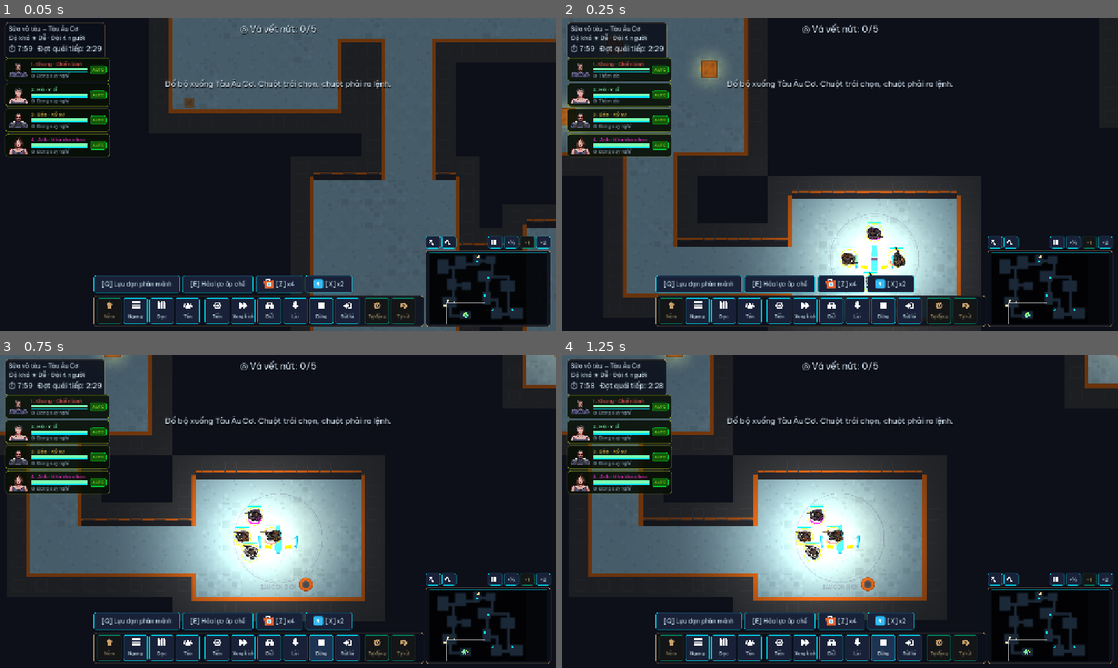
Above: before the commit, frames 1-4 (two rows, left to right).
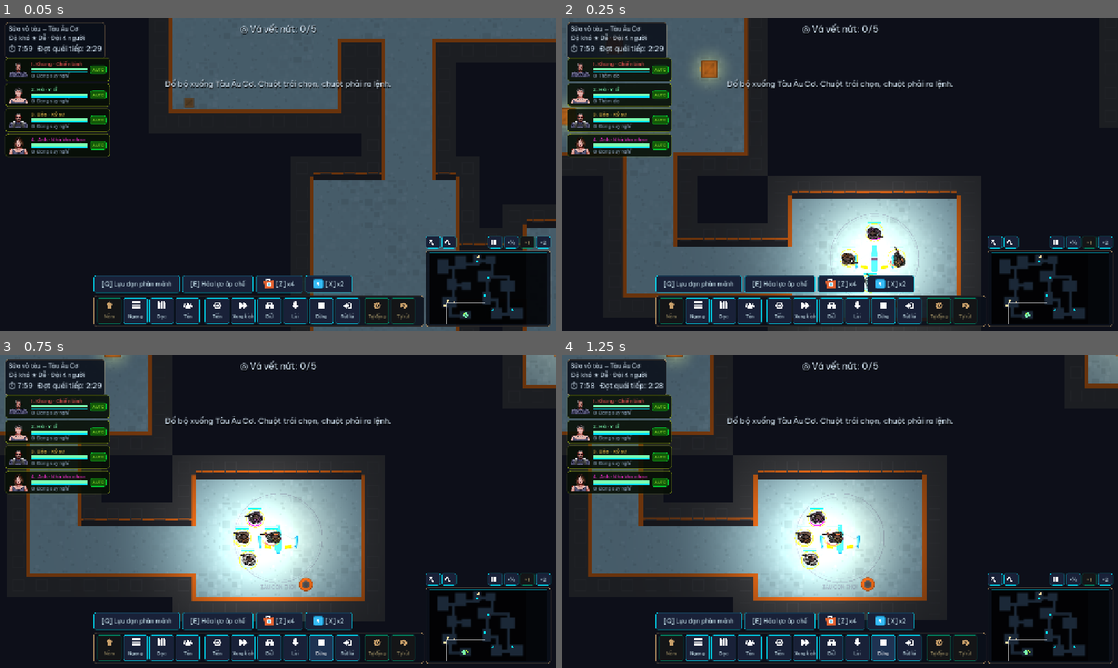
Above: after the commit, the same moments.

Repository: TranVanHien2003/alien-game
Game: Godot game, scene res://scenes/mission/mission_level.tscn
Same seed, same stepped clock (60 frames per second), same inputs: the game is played once before the commit and once after it. This scene is started directly instead of the project's main scene.
Inputs:
- Up to frame 1 (0.05 s): no input
- Up to frame 2 (0.25 s): no input
- Up to frame 3 (0.75 s): click "Dừng" at 0.5 s
- Up to frame 4 (1.25 s): no input

Frame 1 is identical in both runs. In frame 2, 0.1% of the frame differs, in the area x 54-62%, y 73-88%; in frame 3, 0.6%, in the area x 42-84%, y 47-96%; in frame 4, 0.6%.

Commit message:
Engine di chuyển A* + tự gỡ kẹt

Diff:
--- a/scenes/actors/enemy.tscn
+++ b/scenes/actors/enemy.tscn
@@ -15,7 +15,3 @@
 shape = SubResource("shape")
 
 [node name="Body" type="Sprite2D" parent="."]
-
-[node name="Agent" type="NavigationAgent2D" parent="."]
-path_desired_distance = 24.0
-target_desired_distance = 24.0
--- a/scenes/actors/unit.tscn
+++ b/scenes/actors/unit.tscn
@@ -32,8 +32,3 @@
 energy = 0.35
 texture = ExtResource("4")
 texture_scale = 3.0
-
-[node name="Agent" type="NavigationAgent2D" parent="."]
-path_desired_distance = 20.0
-target_desired_distance = 16.0
-radius = 16.0
--- a/scripts/actors/enemy.gd
+++ b/scripts/actors/enemy.gd
@@ -30,7 +30,8 @@
 var _base_tint := Color.WHITE
 
 @onready var body: Sprite2D = $Body
-@onready var agent: NavigationAgent2D = $Agent
+## Tìm đường A* (gán từ MissionLevel) + gỡ kẹt
+var mover := PathFollower.new()
 
 
 var _damage_mult := 1.0
@@ -56,7 +57,7 @@
 	$Body.scale = Vector2.ONE * float(data.get("sprite_scale", 1.0))
 	_base_tint = Color(data.get("tint", "#FFFFFF"))
 	$Body.modulate = _base_tint
-	$Agent.radius = _radius
+
 	_attack_timer = randf() * float(data.get("fire_interval", 1.0))
 
 
@@ -97,13 +98,9 @@
 func _chase_direction(delta: float, to_target: Vector2, sees: bool) -> Vector2:
 	if sees:
 		return to_target.normalized()
-	_repath -= delta
-	if _repath <= 0.0:
-		_repath = 0.4
-		agent.target_position = target.global_position
-	if agent.is_navigation_finished():
-		return Vector2.ZERO
-	return (agent.get_next_path_position() - global_position).normalized()
+	mover.arrive_radius = _radius + 16.0
+	mover.set_goal(global_position, target.global_position)
+	return mover.next_direction(global_position, delta)
 
 
 func _face(dir: Vector2) -> void:
--- a/scripts/actors/unit.gd
+++ b/scripts/actors/unit.gd
@@ -53,7 +53,8 @@
 @onready var feet: AnimatedSprite2D = $Feet
 @onready var muzzle: Sprite2D = $Body/Muzzle
 @onready var sight_light: PointLight2D = $Sight
-@onready var agent: NavigationAgent2D = $Agent
+## Tìm đường A* + gỡ kẹt (PathGrid của màn)
+var mover := PathFollower.new()
 
 
 func setup(id: String, lvl: Node, hazards_protected: Array) -> void:
@@ -79,6 +80,7 @@
 	feet.play("idle")
 	sight_light.texture_scale = float(stats.sight_radius) / 128.0
 	_think = randf() * 0.3
+	mover.grid = lvl.pathgrid if lvl and lvl.get("pathgrid") else null
 
 
 ## Tính lại chỉ số (sau kỳ ngộ / tài năng mới), giữ tỉ lệ máu.
@@ -121,16 +123,16 @@
 	_enemy = null
 	match order.type:
 		"move", "evac", "advance":
-			agent.target_position = order.pos
+			mover.set_goal(global_position, order.pos, true)
 		_:
 			if is_instance_valid(order.get("target")):
-				agent.target_position = order.target.global_position
+				mover.set_goal(global_position, order.target.global_position, true)
 
 
 ## Dừng theo lệnh chỉ huy: đứng yên 8 giây (lệnh thủ công) rồi mới quay lại tự động.
 func stop() -> void:
 	order = {"type": "idle", "manual": true, "until": Time.get_ticks_msec() + 8000}
-	agent.target_position = global_position
+	mover.clear()
 
 
 # --- Vòng lặp ------------------------------------------------------------------------
@@ -160,19 +162,16 @@
 	var work_done := false
 	match order.type:
 		"move", "evac":
-			if agent.is_navigation_finished():
-				if order.type == "move":
-					order = {"type": "idle"}
-			else:
-				move_to = agent.get_next_path_position()
+			move_to = _follow(order.pos, delta)
+			if move_to == Vector2.INF and order.type == "move":
+				order = {"type": "idle"}
 		"advance":
 			# Tiến công: đi tới điểm, gặp quái trong tầm bắn thì dừng lại giao chiến
 			var engaged := is_instance_valid(_enemy) and global_position.distance_to(_enemy.global_position) <= weapon_range() * 0.9
 			if not engaged:
-				if agent.is_navigation_finished():
+				move_to = _follow(order.pos, delta)
+				if move_to == Vector2.INF:
 					order = {"type": "idle"}
-				else:
-					move_to = agent.get_next_path_position()
 		"attack":
 			if not is_instance_valid(order.target) or order.target.hp <= 0.0:
 				order = {"type": "idle"}
@@ -201,6 +200,7 @@
 		velocity = (move_to - global_position).normalized() * float(stats.move_speed)
 	else:
 		velocity = velocity.move_toward(Vector2.ZERO, 1200.0 * delta)
+	velocity += _separation()
 	move_and_slide()
 	counters.distance += velocity.length() * delta
 
@@ -243,10 +243,29 @@
 	body.modulate = tint
 
 
+## Điểm cần hướng tới để đi về goal theo đường A*; Vector2.INF nếu đã tới.
+func _follow(goal: Vector2, delta: float) -> Vector2:
+	mover.set_goal(global_position, goal)
+	var dir := mover.next_direction(global_position, delta)
+	return Vector2.INF if dir == Vector2.ZERO else global_position + dir * 64.0
+
+
 func _path_to(pos: Vector2) -> Vector2:
-	if agent.target_position.distance_squared_to(pos) > 900.0:
-		agent.target_position = pos
-	return agent.get_next_path_position() if not agent.is_navigation_finished() else pos
+	var p := _follow(pos, get_physics_process_delta_time())
+	return p if p != Vector2.INF else pos
+
+
+## Đẩy nhẹ các thành viên tách nhau ra để không đứng chồng / chặn nhau ở hành lang.
+func _separation() -> Vector2:
+	var push := Vector2.ZERO
+	for other in get_tree().get_nodes_in_group("squad_active"):
+		if other == self:
+			continue
+		var d: Vector2 = global_position - other.global_position
+		var dist := d.length()
+		if dist < 34.0 and dist > 0.01:
+			push += d / dist * (34.0 - dist) * 5.0
+	return push
 
 
 func _face(dir: Vector2) -> void:
--- a/scripts/mission/mission_level.gd
+++ b/scripts/mission/mission_level.gd
@@ -30,6 +30,7 @@
 var map: LevelMap
 var camera: Camera2D
 var controller: SquadController
+var pathgrid: PathGrid
 var autopilot: AutoPilot
 var exit_zone: ExitZone
 var units: Array = []
@@ -76,6 +77,8 @@
 	add_child(map)
 	move_child(map, 0)
 	map.build(gen, params, rng, world)
+	pathgrid = PathGrid.new()
+	pathgrid.setup(gen, map.cell_size)
 
 	camera = Camera2D.new()
 	camera.position_smoothing_enabled = true
@@ -231,6 +234,7 @@
 			node.setup(node_id)
 			node.depleted.connect(_on_node_depleted)
 			world.add_child(node)
+			pathgrid.set_obstacle(node.position, true)
 
 
 ## Quái đứng theo bầy (levels[].pack_size) tại các điểm khám phá, tránh xa bãi đáp.
@@ -252,6 +256,7 @@
 	enemy.position = pos
 	world.add_child(enemy)
 	enemy.setup(enemy_id, difficulty)
+	enemy.mover.grid = pathgrid
 	enemy.died.connect(_on_enemy_died)
 	enemy.summon_requested.connect(func(id, p): spawn_enemy(id, p))
 	return enemy
@@ -371,6 +376,7 @@
 
 
 func _on_node_depleted(node: ResourceNode, by: Node) -> void:
+	pathgrid.set_obstacle(node.global_position, false)
 	_drop_loot(Loot.roll_drops(rng, node.data.get("drops", {})), node.global_position)
 	if node.data.has("loot"):
 		_drop_loot(Loot.roll(rng, node.data.loot), node.global_position)
--- /dev/null
+++ b/scripts/mission/path_follower.gd
@@ -0,0 +1,85 @@
+class_name PathFollower
+extends RefCounted
+## Đi theo đường A* (PathGrid) + tự gỡ kẹt.
+##   - Tự tìm lại đường khi đích dịch chuyển xa hoặc định kỳ.
+##   - Phát hiện kẹt: mỗi STUCK_CHECK giây mà gần như không nhích được -> tìm lại đường + né sang ngang;
+##     kẹt liên tục thì bỏ qua điểm mốc hiện tại.
+
+const STUCK_CHECK := 0.4
+const STUCK_DISTANCE := 6.0
+const WAYPOINT_RADIUS := 22.0
+const REPATH_INTERVAL := 2.5
+
+var grid: PathGrid
+var arrive_radius := 20.0
+var path := PackedVector2Array()
+var index := 0
+var goal := Vector2.INF
+var stuck_events := 0
+
+var _repath := 0.0
+var _check := 0.0
+var _last_pos := Vector2.INF
+var _sidestep := Vector2.ZERO
+var _sidestep_left := 0.0
+var _stuck_streak := 0
+
+
+func clear() -> void:
+	goal = Vector2.INF
+	path = PackedVector2Array()
+	index = 0
+
+
+func set_goal(from: Vector2, to: Vector2, force: bool = false) -> void:
+	if not force and goal != Vector2.INF and goal.distance_to(to) < 48.0 and not path.is_empty():
+		return
+	goal = to
+	_recompute(from)
+
+
+func _recompute(from: Vector2) -> void:
+	path = grid.find_path(from, goal) if grid else PackedVector2Array([goal])
+	index = 0
+	_repath = REPATH_INTERVAL
+
+
+func arrived(pos: Vector2) -> bool:
+	return goal == Vector2.INF or pos.distance_to(goal) <= arrive_radius
+
+
+## Hướng đi (đã chuẩn hóa) cho khung này; Vector2.ZERO nếu đã tới.
+func next_direction(pos: Vector2, delta: float) -> Vector2:
+	if arrived(pos):
+		return Vector2.ZERO
+	_repath -= delta
+	if _repath <= 0.0:
+		_recompute(pos)
+	while index < path.size() - 1 and pos.distance_to(path[index]) < WAYPOINT_RADIUS:
+		index += 1
+	var target: Vector2 = path[index] if index < path.size() else goal
+	var dir := (target - pos).normalized()
+	_detect_stuck(pos, delta, dir)
+	if _sidestep_left > 0.0:
+		_sidestep_left -= delta
+		dir = (dir * 0.35 + _sidestep).normalized()
+	return dir
+
+
+func _detect_stuck(pos: Vector2, delta: float, dir: Vector2) -> void:
+	_check -= delta
+	if _check > 0.0:
+		return
+	_check = STUCK_CHECK
+	if _last_pos != Vector2.INF and pos.distance_to(_last_pos) < STUCK_DISTANCE:
+		stuck_events += 1
+		_stuck_streak += 1
+		# Né sang ngang (đổi bên mỗi lần) rồi tìm lại đường từ chỗ hiện tại
+		_sidestep = dir.orthogonal() * (1.0 if _stuck_streak % 2 == 1 else -1.0)
+		_sidestep_left = 0.35
+		_recompute(pos)
+		if _stuck_streak >= 3 and index < path.size() - 1:
+			index += 1
+	else:
+		_stuck_streak = 0
+	_last_pos = pos
--- /dev/null
+++ b/scripts/mission/path_grid.gd
@@ -0,0 +1,119 @@
+class_name PathGrid
+extends RefCounted
+## Tìm đường A* trên lưới ô của bản đồ (dùng chung cho thành viên và quái).
+##   - Đường đi qua TÂM ô (cách tường >= nửa ô) và không cắt góc chéo -> thân nhân vật không quệt góc tường.
+##   - Ô sát tường có chi phí cao hơn -> ưu tiên đi giữa hành lang.
+##   - Mỏ tài nguyên (vật cản) làm ô đó đắt hơn -> đi vòng.
+##   - Đường được làm mượt bằng kiểm tra "đi thẳng được" có tính bán kính thân.
+
+const WALL_WEIGHT := 3.0
+const OBSTACLE_WEIGHT := 8.0
+const CLEARANCE := 20.0
+
+var astar := AStarGrid2D.new()
+var gen: LevelGenerator
+var cell := 64.0
+
+
+func setup(generator: LevelGenerator, cell_size: float) -> void:
+	gen = generator
+	cell = cell_size
+	astar.region = Rect2i(Vector2i.ZERO, gen.size)
+	astar.cell_size = Vector2(cell, cell)
+	astar.offset = Vector2(cell, cell) / 2.0
+	astar.diagonal_mode = AStarGrid2D.DIAGONAL_MODE_ONLY_IF_NO_OBSTACLES
+	astar.default_compute_heuristic = AStarGrid2D.HEURISTIC_OCTILE
+	astar.default_estimate_heuristic = AStarGrid2D.HEURISTIC_OCTILE
+	astar.update()
+	for y in gen.size.y:
+		for x in gen.size.x:
+			var c := Vector2i(x, y)
+			if not gen.is_floor(c):
+				astar.set_point_solid(c, true)
+			elif _near_wall(c):
+				astar.set_point_weight_scale(c, WALL_WEIGHT)
+
+
+func _near_wall(c: Vector2i) -> bool:
+	for dy in range(-1, 2):
+		for dx in range(-1, 2):
+			if not gen.is_floor(c + Vector2i(dx, dy)):
+				return true
+	return false
+
+
+func to_cell(world: Vector2) -> Vector2i:
+	return Vector2i((world / cell).floor())
+
+
+func walkable(c: Vector2i) -> bool:
+	return astar.is_in_boundsv(c) and not astar.is_point_solid(c)
+
+
+## Ô đi được gần nhất (khi đích nằm trong tường / vật cản).
+func nearest_walkable(c: Vector2i, radius: int = 4) -> Vector2i:
+	if walkable(c):
+		return c
+	for r in range(1, radius + 1):
+		for dy in range(-r, r + 1):
+			for dx in range(-r, r + 1):
+				if absi(dx) == r or absi(dy) == r:
+					var n := c + Vector2i(dx, dy)
+					if walkable(n):
+						return n
+	return c
+
+
+## Đánh dấu / bỏ đánh dấu vật cản (mỏ tài nguyên) để đường đi tránh ra.
+func set_obstacle(world: Vector2, on: bool) -> void:
+	var c := to_cell(world)
+	if walkable(c):
+		astar.set_point_weight_scale(c, OBSTACLE_WEIGHT if on else (WALL_WEIGHT if _near_wall(c) else 1.0))
+
+
+## Đường đi (toạ độ thế giới) từ from tới to, đã làm mượt. Điểm cuối là chính `to` nếu đi tới được.
+func find_path(from: Vector2, to: Vector2) -> PackedVector2Array:
+	var a := nearest_walkable(to_cell(from))
+	var b := nearest_walkable(to_cell(to))
+	if not walkable(a) or not walkable(b):
+		return PackedVector2Array([to])
+	var raw := astar.get_point_path(a, b, true)
+	if raw.is_empty():
+		return PackedVector2Array([to])
+	if walkable(to_cell(to)) and has_clearance(raw[raw.size() - 1], to):
+		raw[raw.size() - 1] = to
+	return _smooth(from, raw)
+
+
+## Kéo căng đường: bỏ các điểm trung gian khi có thể đi thẳng (giữ khoảng cách CLEARANCE với tường).
+func _smooth(from: Vector2, path: PackedVector2Array) -> PackedVector2Array:
+	var result := PackedVector2Array()
+	var anchor := from
+	var i := 0
+	while i < path.size():
+		var far := i
+		for j in range(path.size() - 1, i, -1):
+			if has_clearance(anchor, path[j]):
+				far = j
+				break
+		result.append(path[far])
+		anchor = path[far]
+		i = far + 1
+	return result
+
+
+## Đoạn thẳng a->b có đi được với thân rộng CLEARANCE không (lấy mẫu dọc đoạn + hai bên).
+func has_clearance(a: Vector2, b: Vector2) -> bool:
+	var d := b - a
+	var length := d.length()
+	if length < 1.0:
+		return walkable(to_cell(a))
+	var dir := d / length
+	var side := dir.orthogonal() * CLEARANCE
+	var steps := int(ceil(length / (cell * 0.25)))
+	for s in steps + 1:
+		var p := a + d * (float(s) / steps)
+		for offset in [Vector2.ZERO, side, -side]:
+			if not walkable(to_cell(p + offset)):
+				return false
+	return true
--- /dev/null
+++ b/tests/test_movement.gd
@@ -0,0 +1,46 @@
+extends Node
+## Di chuyển: thành viên phải tới được đích xa trên bản đồ nhiều góc tường mà không bị kẹt.
+
+func _run_trips(t, mission_id: String, trips: int, frames_per_trip: int) -> float:
+	seed(777)
+	Game.new_game(21)
+	Game.pending_event = ""
+	Game.known_locations = Content.ids("locations")
+	var option: Dictionary = MissionSystem.available(Game).filter(func(o): return o.mission.id == mission_id)[0]
+	MissionSystem.start_action(Game, option, ["khang", "tuan", "bao"])
+	var level: Node = load("res://scenes/mission/mission_level.tscn").instantiate()
+	add_child(level)
+	await get_tree().physics_frame
+	for enemy in get_tree().get_nodes_in_group("enemies"):
+		enemy.queue_free()
+	for u in level.units:
+		u.auto = false
+	var rng := RandomNumberGenerator.new()
+	rng.seed = 99
+	var arrived := 0
+	for trip in trips:
+		var room := rng.randi_range(1, level.gen.rooms.size() - 1)
+		var goal: Vector2 = level.map.cell_to_world(level.gen.room_center(room))
+		for u in level.units:
+			u.command({"type": "move", "pos": goal})
+		for i in frames_per_trip:
+			await get_tree().physics_frame
+			if level.units.all(func(u): return u.global_position.distance_to(goal) < 140.0):
+				break
+		for u in level.units:
+			if u.global_position.distance_to(goal) < 140.0:
+				arrived += 1
+	level._finish(false, false)
+	level.queue_free()
+	await get_tree().process_frame
+	return float(arrived) / float(trips * 3)
+
+
+func test_units_reach_far_rooms_interior(t) -> void:
+	var rate: float = await _run_trips(t, "msn_hull_repair", 6, 1500)
+	t.check(rate >= 0.95, "tới đích trong tàu: %d%%" % roundi(rate * 100))
+
+
+func test_units_reach_far_points_outdoor(t) -> void:
+	var rate: float = await _run_trips(t, "msn_salvage_debris", 4, 2400)
+	t.check(rate >= 0.9, "tới đích ngoài trời: %d%%" % roundi(rate * 100))
Not shown, added: scripts/mission/path_follower.gd.uid
Not shown, added: scripts/mission/path_grid.gd.uid
Not shown, added: tests/test_movement.gd.uid
Not shown, changed: CLAUDE.md
